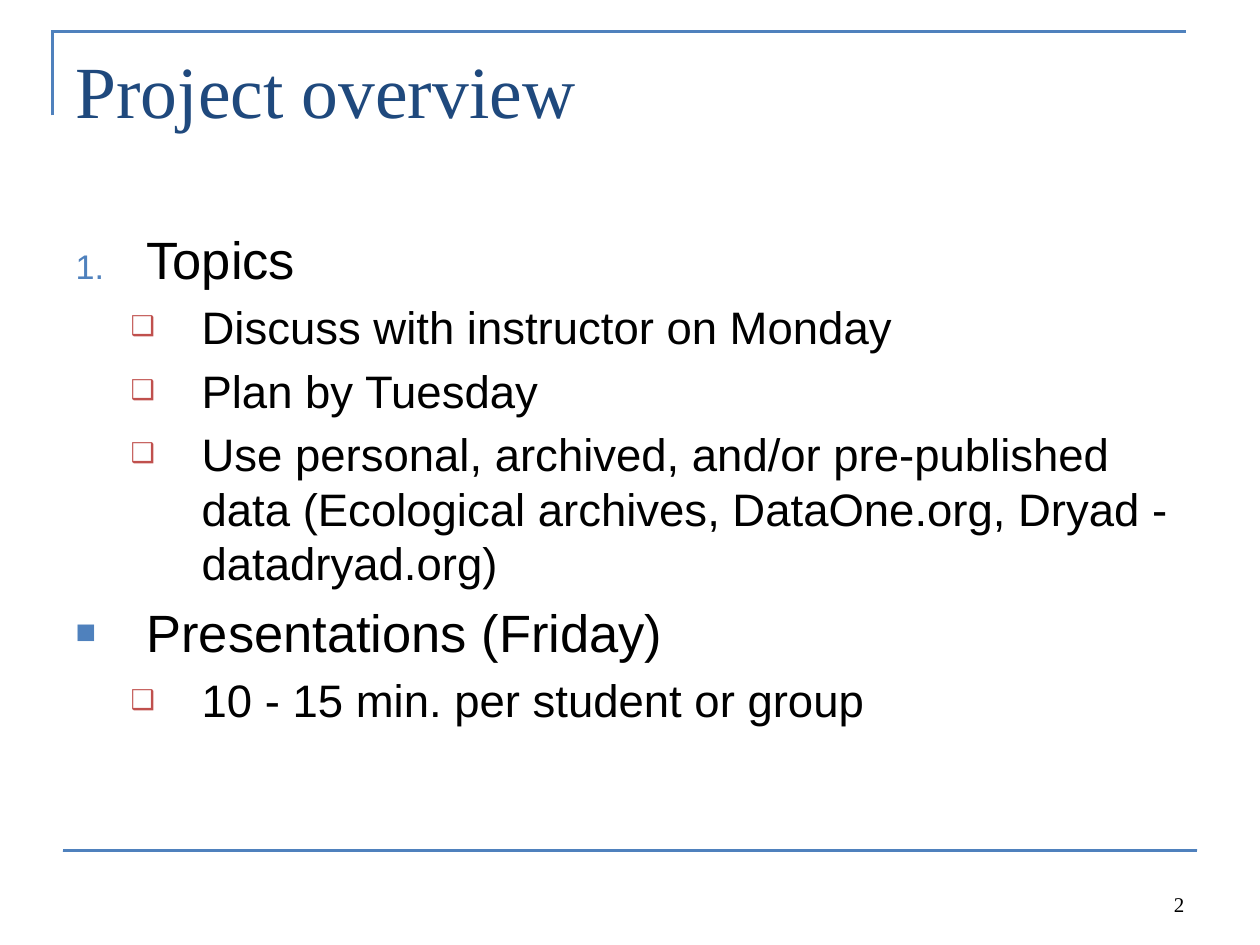
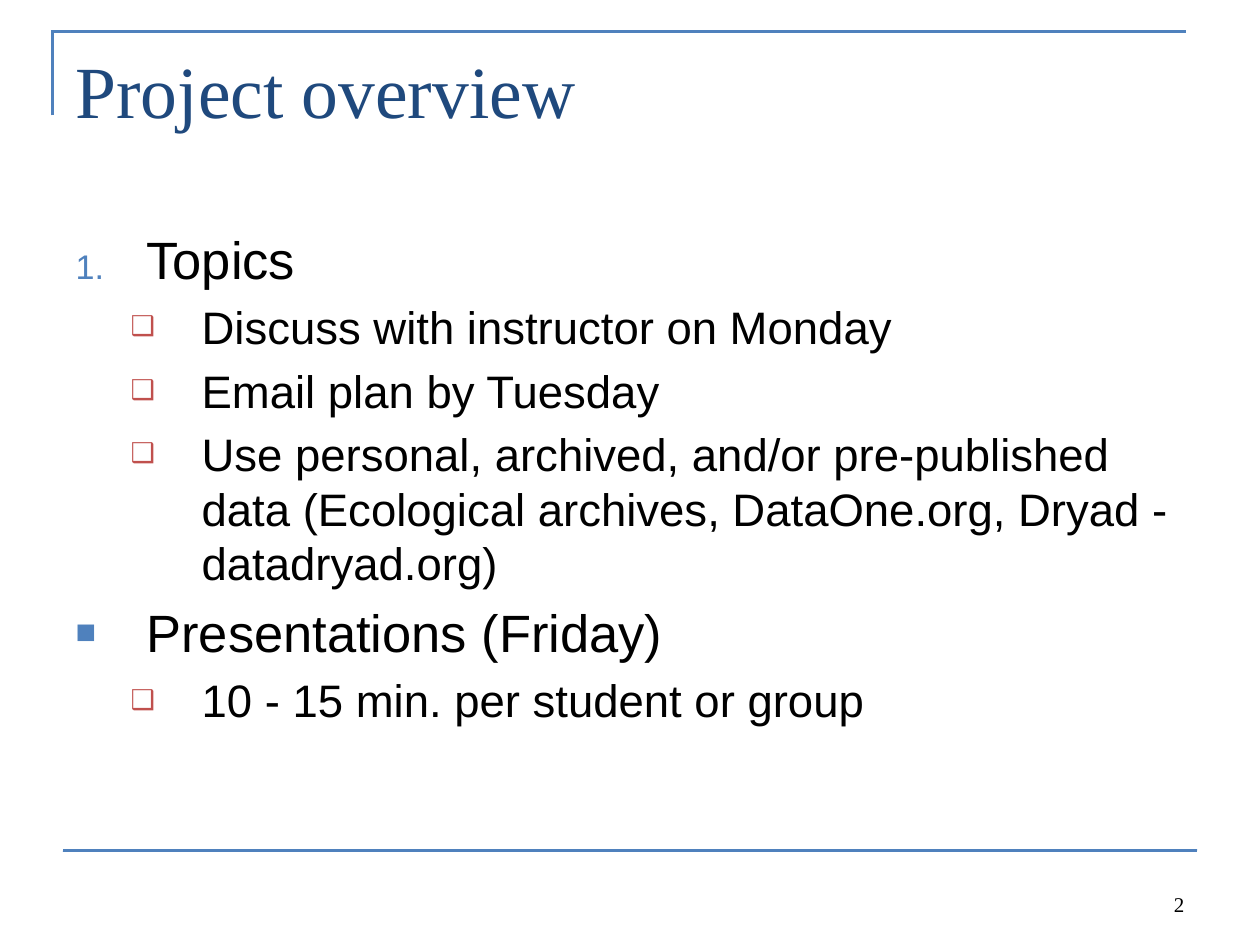
Before and after one commit to Cole-Monnahan-NOAA/tmb_workshop, a slide deck: slide 2 of day1/project_description_eng.pptx. Drawn at 1260x945 pixels with LibreOffice and Linux fonts; fonts in the diff are those of the drawing. Boxes give left, top, right and bottom in pixels: in the first picture for what was removed or moved away, otherwise in the second. Text is boxed around its words. In the diff, an @@ line names an element or a change of style, - is before the commit and + after.

Commit message:
Update project description

```diff
--- a/day1/project_description_eng.pptx
+++ b/day1/project_description_eng.pptx
@@ text at [202, 375, 659, 417]: text changed @@
-  ❑ Plan by Tuesday
+  ❑ Email plan by Tuesday
```
Also in this commit, not shown: 2 other slides changed.
